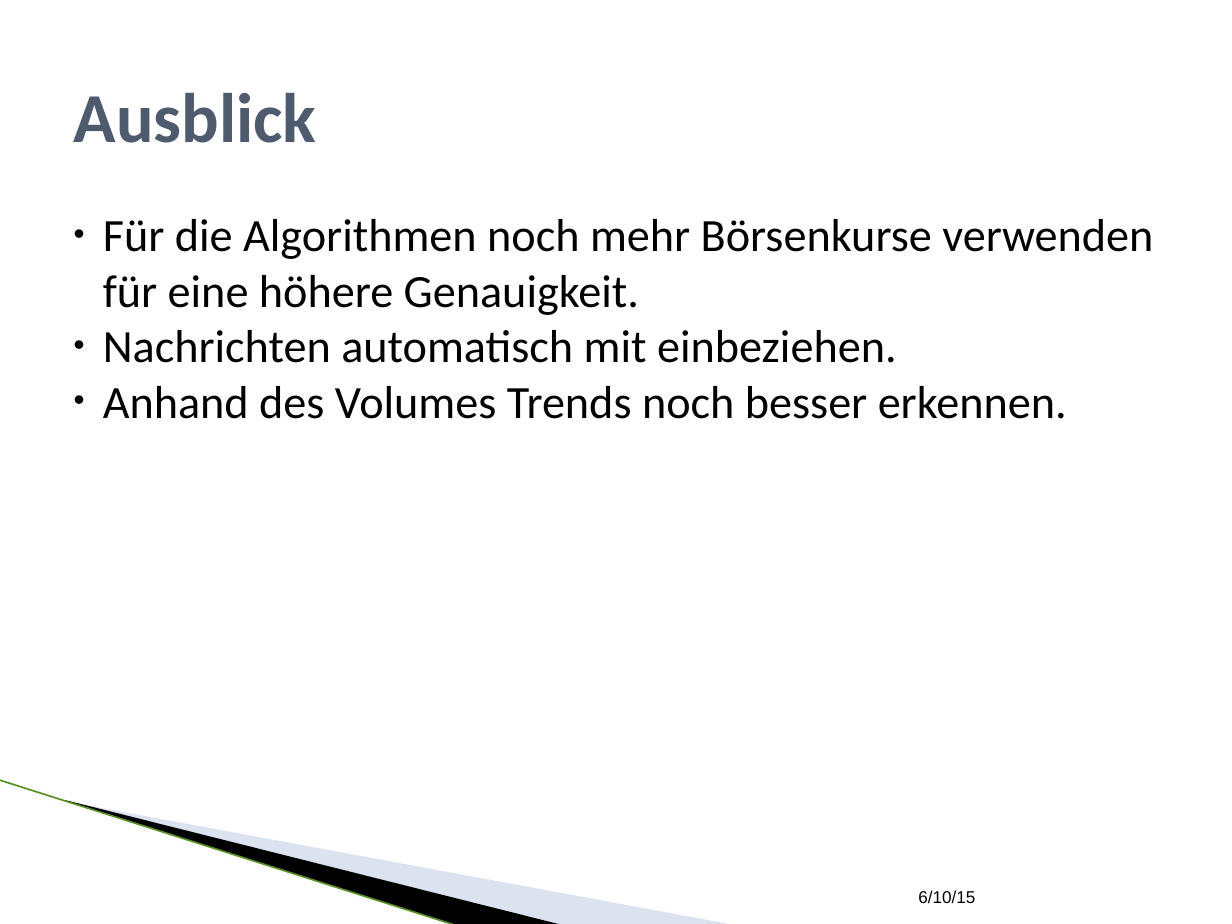
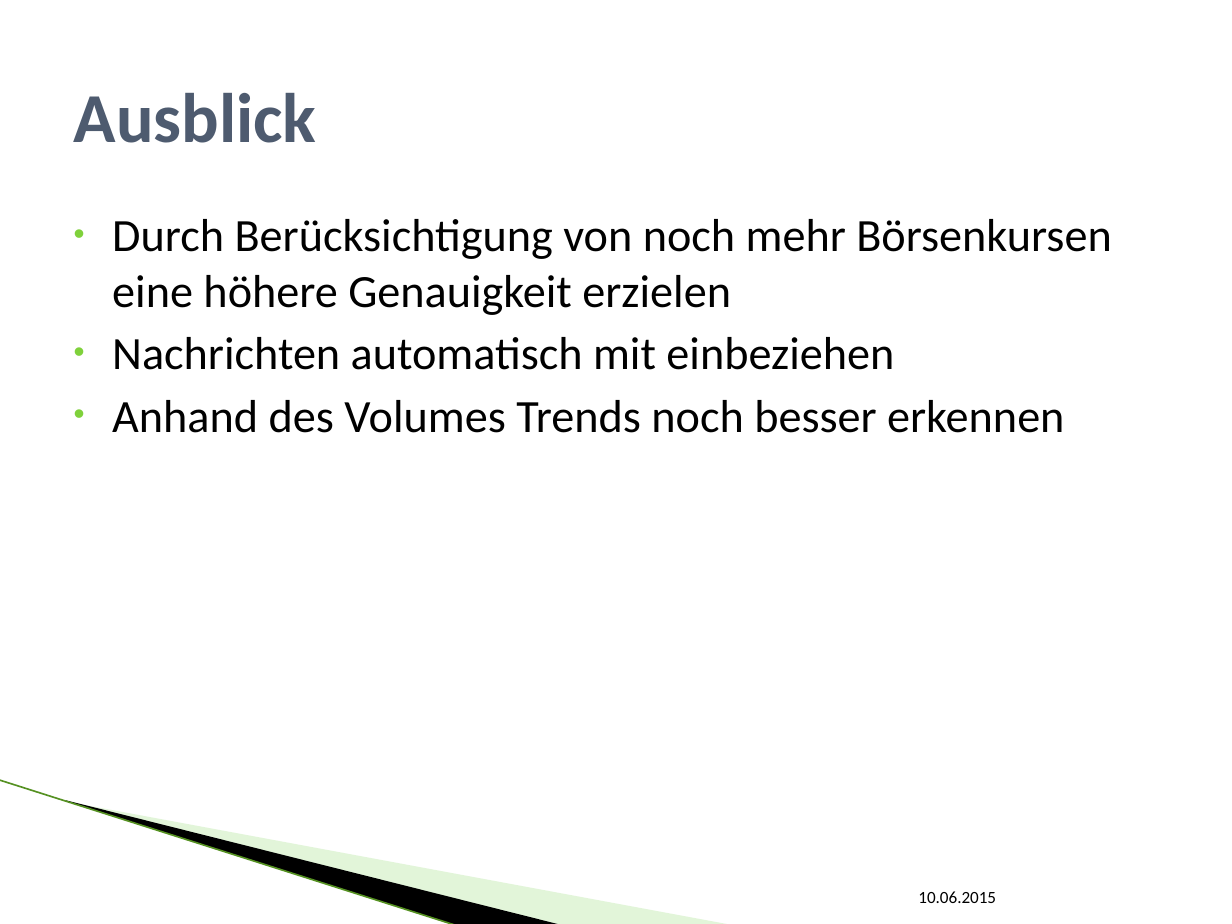
Before and after one commit to SEPSkyware6MM/StockForecast, a slide deck: slide 21 of ALR_Vortrag.pptx. Drawn at 1232x924 pixels with LibreOffice and Linux fonts; fonts in the diff are those of the drawing; background and template pictures are left out. Boxes give left, top, right and bottom in pixels: in the first picture for what was removed or moved away, otherwise in the second. Text is boxed around its words. In the diff, an @@ line names an element or a change of style, - is before the commit and + after.

```diff
--- a/ALR_Vortrag.pptx
+++ b/ALR_Vortrag.pptx
@@ text at (x1=112, y1=219, x2=1111, y2=433): text changed @@
-• Für die Algorithmen noch mehr Börsenkurse verwenden für eine höhere Genauigkeit.
-• Nachrichten automatisch mit einbeziehen.
-• Anhand des Volumes Trends noch besser erkennen.
+• Durch Berücksichtigung von noch mehr Börsenkursen eine höhere Genauigkeit erzielen
+• Nachrichten automatisch mit einbeziehen
+• Anhand des Volumes Trends noch besser erkennen
@@ line (0, 780) - (457, 924): stroke #559122 0.96 pt to #B1E399 0.95 pt @@
@@ freeform shape at (x1=65, y1=800, x2=563, y2=924): outline redrawn @@
@@ freeform shape at (x1=68, y1=801, x2=733, y2=924): fill #A7B9DB at 40% opacity to #B8E7A1 at 40% opacity @@
@@ text at (x1=918, y1=891, x2=996, y2=903): text changed; font Arial to Calibri @@
-6/10/15
+10.06.2015
```
Also in this commit, not shown: 18 other slides changed, 3 slides added, 2 slides removed.
